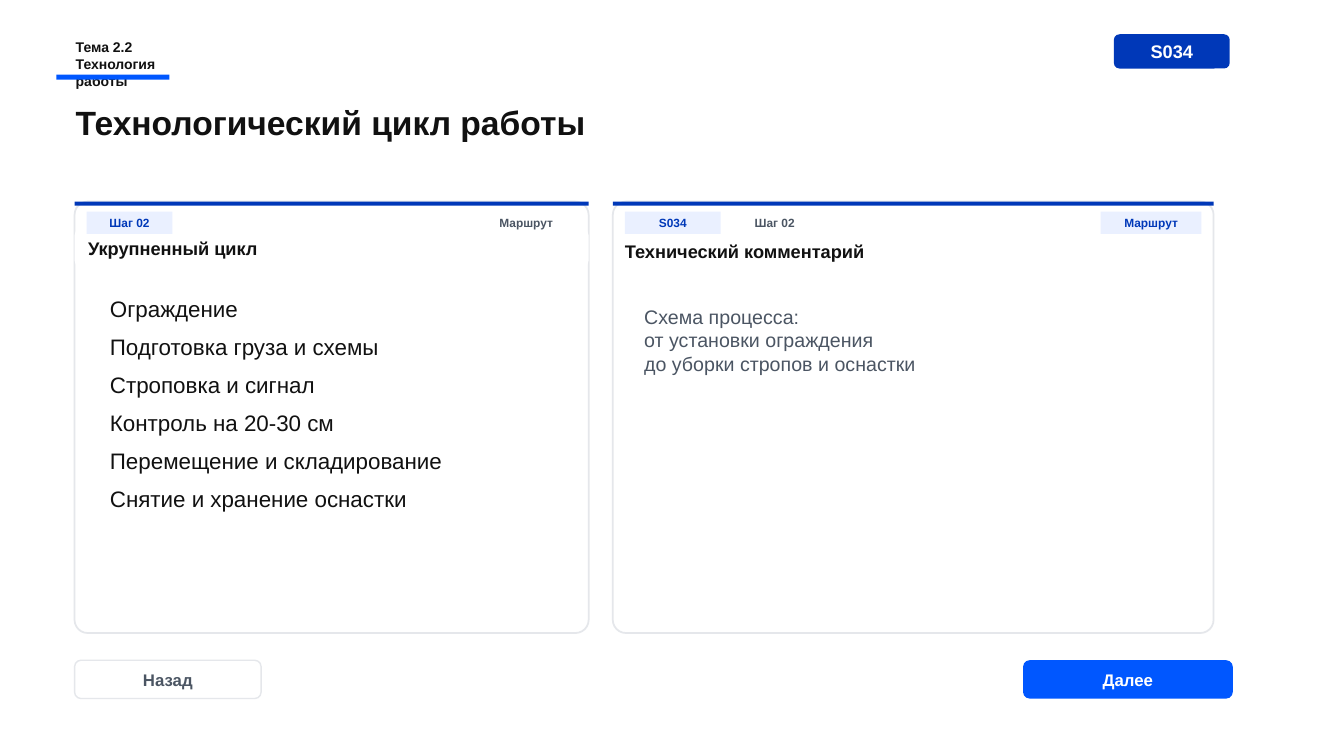
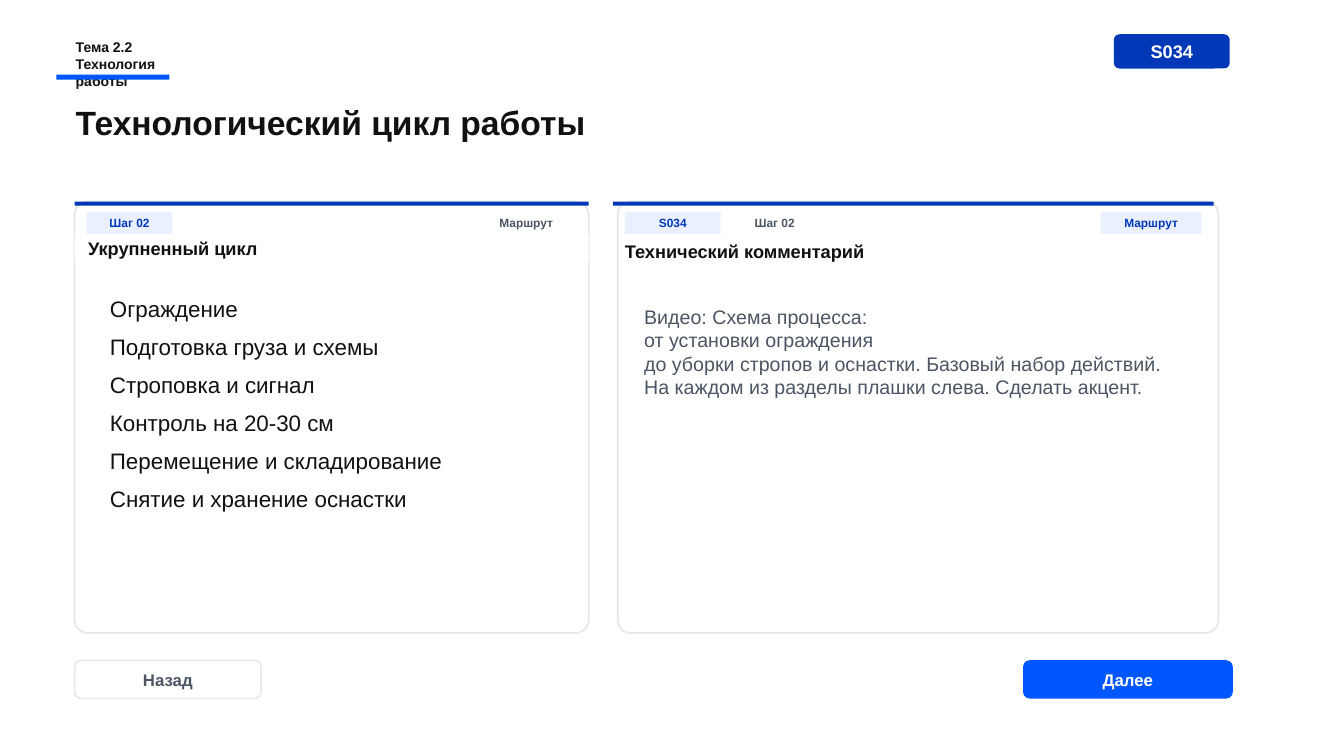
Before and after one commit to Armankanat2/EV-Strop, a slide deck: slide 20 of presentations/ispring-course/module-01-stropovka-gruzov/live-preview/S029_theme22_preview_2026-06-30_v13_ev-group-techstyle-premium-subslides.pptx (slide 11 before the commit). Drawn at 1344x756 pixels with LibreOffice and Linux fonts; fonts in the diff are those of the drawing. Boxes give left, top, right and bottom in pixels: in the first picture for what was removed or moved away, otherwise in the second. Text is boxed around its words. In the diff, an @@ line names an element or a change of style, - is before the commit and + after.

```diff
--- a/presentations/ispring-course/module-01-stropovka-gruzov/live-preview/S029_theme22_preview_2026-06-30_v13_ev-group-techstyle-premium-subslides.pptx
+++ b/presentations/ispring-course/module-01-stropovka-gruzov/live-preview/S029_theme22_preview_2026-06-30_v13_ev-group-techstyle-premium-subslides.pptx
@@ rounded rectangle: place and size @@
-rounded rectangle at [613, 202, 1214, 633]
+rounded rectangle at [618, 202, 1219, 633]
@@ text at [644, 310, 867, 328]: text changed @@
-Схема процесса:
+Видео: Схема процесса:
@@ text at [644, 356, 1161, 398]: text changed @@
-до уборки стропов и оснастки
+до уборки стропов и оснастки. Базовый набор действий. На каждом из разделы плашки слева. Сделать акцент.
```
Also in this commit, not shown: 3 other slides changed, 9 slides added, 1 slide removed, 10 other files.
